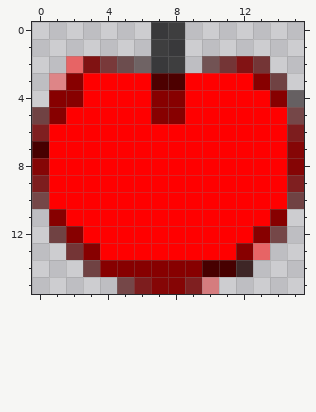
Two states of a pixel-art sprite, Assets/Textures/food.png. The picture above was drawn from the file before the commit.
The file is 16x16 pixels. Pixels under 10% opacity are left out. Colours within 5 levels of each other are drawn and written as one.
Once edited:
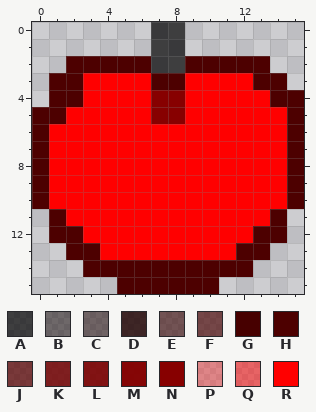
Palette (. is transparent): A #000000b2  B #0c00007e  C #17000084  D #1e0000d0  E #35000098  F #470000a7  G #470000  H #4d0000  J #580000b8  K #710000d8  L #7a0000e7  M #830000f8  N #870000  P #ff000059  Q #ff000083  R #ff0000
Diff:
There is now colour H in row 2 at x 9.
The edit turns colour B into colour H in row 4 at x 15.
The edit turns colour C into colour H in row 2 at x 6.
The edit turns colour D into colour H in row 14 at x 12.
The edit turns colour E into colour H in row 2 at x 5 and 10.
The edit turns colour F into colour H in row 3 at x 14; in row 5 at x 0 and 15; in row 10 at x 0 and 15; in row 12 at x 1 and 14; in row 14 at x 3; in row 15 at x 5.
The edit turns colour G into colour H in row 7 at x 0; in row 14 at x 10 to 11.
The edit turns colour J into colour H in row 2 at x 4, 11 and 13; in row 13 at x 2.
The edit turns colour K into colour H in row 6 at x 0 and 15; in row 9 at x 0 and 15; in row 15 at x 6 and 9.
The edit turns colour L into colour H in row 2 at x 3 and 12.
The edit turns colour M into colour H in row 7 at x 15; in row 8 at x 0 and 15; in row 15 at x 7 to 8.
The edit turns colour N into colour H in row 3 at x 2 and 13; in row 4 at x 1 to 2 and 14; in row 5 at x 1; in row 11 at x 1 and 14; in row 12 at x 2 and 13; in row 13 at x 3 and 12.
The edit turns colour N into colour H in row 14 at x 4 to 9.
The edit turns colour P into colour H in row 3 at x 1; in row 15 at x 10.
The edit turns colour Q into colour H in row 2 at x 2; in row 13 at x 13.
Pixel boxes of the changes (left, top, right, bottom) in both pictures:
changed: (32, 56, 304, 294)
